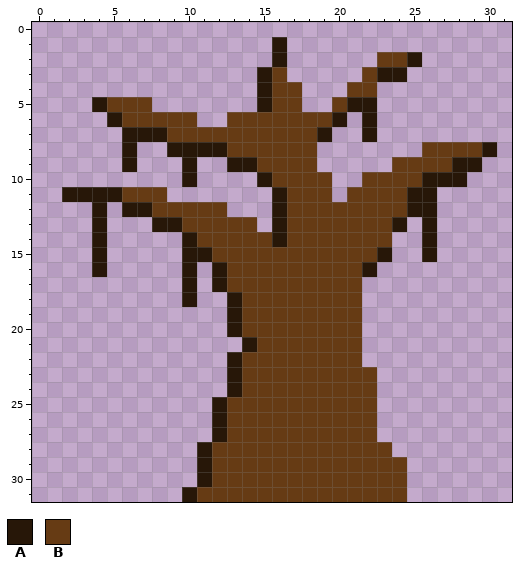
Edited in one commit: pixel-art sprite (client/res/gfx/tree/thick_dead.png). The first picture shows the starting point.
The file is 32x32 pixels.
Palette (. is transparent): A #271708  B #663b14
Pixels before, first column x 2:
 1 ..............A..............
 2 ..............A......BBA.....
 3 .............AB.....BAA......
 4 .............ABB...BB........
 5 ..ABBB.......ABB..BAA........
 6 ...ABBBBB..BBBBBBBA.A........
 7 ....AAABBBBBBBBBBA..A........
 8 ....A..AAAABBBBBB.......BBBBA
 9 ....A...A..AABBBB.....BBBBAA.
10 ........A....ABBBB..BBBBAAA..
11 AAAABBB.......ABBB.BBBBAA....
12 ..A.AABBBBB...ABBBBBBBBAA....
13 ..A...AABBBBB.ABBBBBBBA.A....
14 ..A.....ABBBBBABBBBBBB..A....
15 ..A.....AABBBBBBBBBBBA..A....
16 ..A.....A.ABBBBBBBBBA........
17 ........A.ABBBBBBBBB.........
18 ........A..ABBBBBBBB.........
19 ...........ABBBBBBBB.........
20 ...........ABBBBBBBB.........
21 ............ABBBBBBB.........
22 ...........ABBBBBBBB.........
23 ...........ABBBBBBBBB........
24 ...........ABBBBBBBBB........
25 ..........ABBBBBBBBBB........
26 ..........ABBBBBBBBBB........
27 ..........ABBBBBBBBBB........
28 .........ABBBBBBBBBBBB.......
29 .........ABBBBBBBBBBBBB......
30 .........ABBBBBBBBBBBBB......
31 ........ABBBBBBBBBBBBBB......
New version:
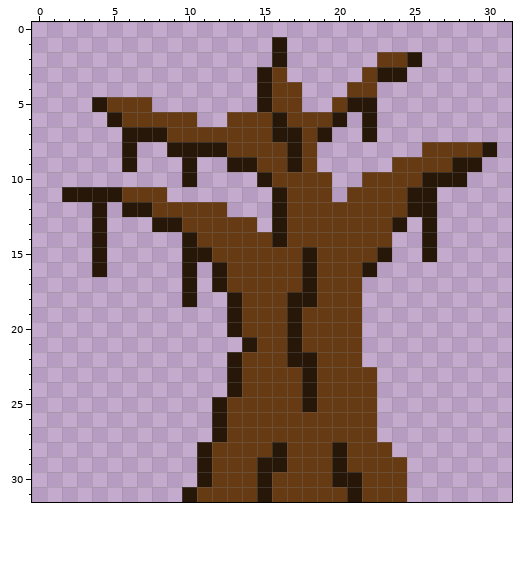
Changes in this commit:
y 6: x 16 B -> A
y 7: x 16..17 BB -> AA
y 8..9: x 17 B -> A
y 15..17: x 18 B -> A
y 18: x 17..18 BB -> AA
y 19..21: x 17 B -> A
y 22: x 17..18 BB -> AA
y 23..25: x 18 B -> A
y 28: x 16 B -> A; x 20 B -> A
y 29: x 15..16 BB -> AA; x 20 B -> A
y 30: x 15 B -> A; x 20..21 BB -> AA
y 31: x 15 B -> A; x 21 B -> A
Where, in picture pixels (left, top, right, bottom), the same in both pictures:
changed: (272, 112, 302, 172)
changed: (257, 247, 362, 502)
